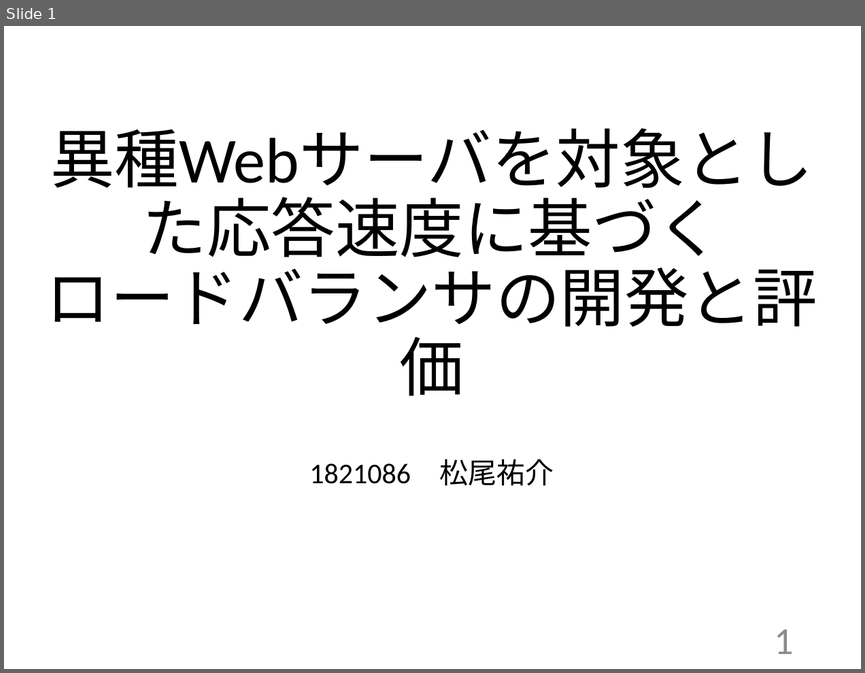
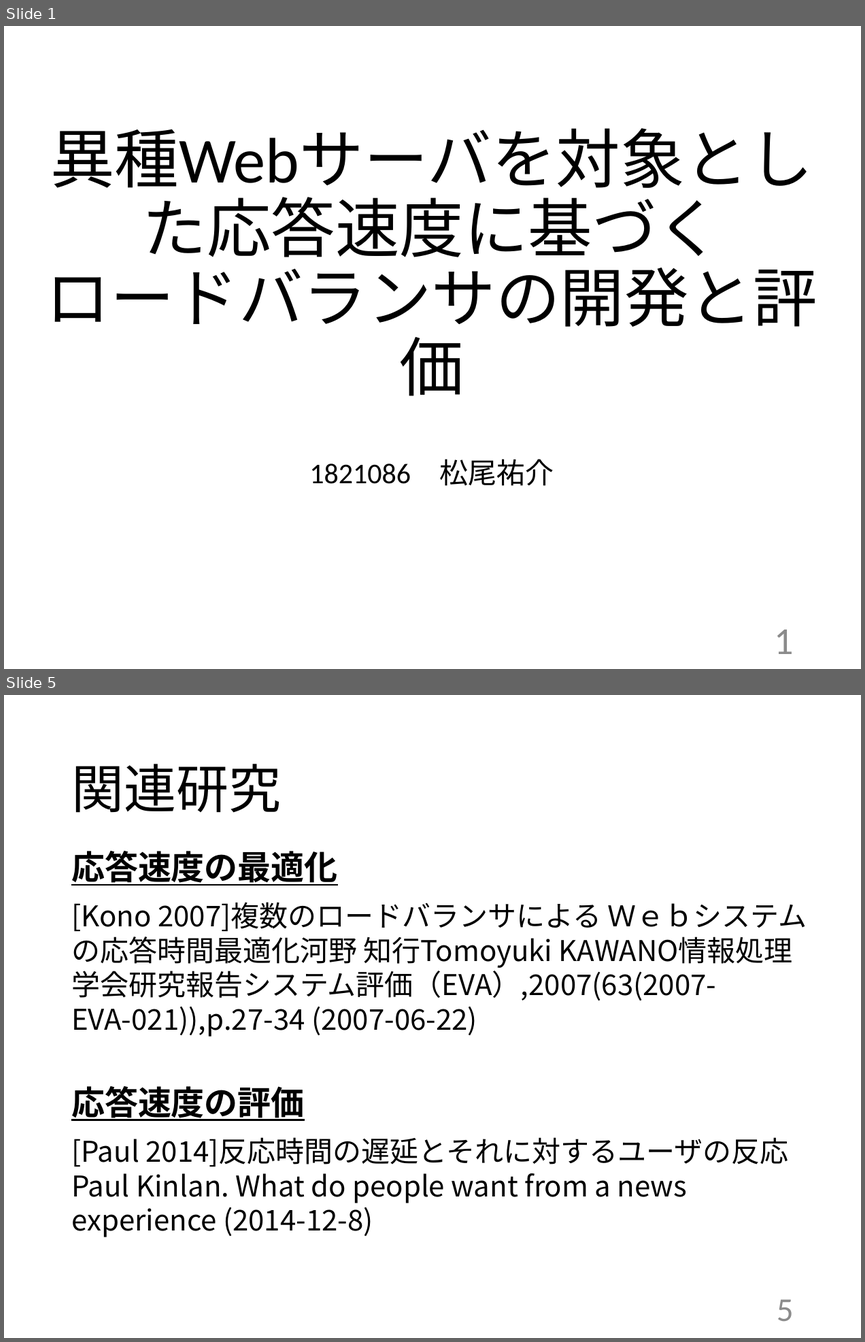
Before and after one commit to kait-takanolab/1821086_matsuo_thesis, a slide deck: 発表用/1821086_卒業研究発表会.pptx. Shown one above the other, each under a label of ours: slide 1 before the commit, slides 1 and 5 after it; the slides between them are not shown. The pictures are 865x673 and 865x1342 pixels, drawn with LibreOffice and Linux fonts; fonts in the diff are those of the drawing. Boxes give left, top, right and bottom in pixels: in the first picture for what was removed or moved away, otherwise in the second. Text is boxed around its words. In the diff, an @@ line names an element or a change of style, - is before the commit and + after.

```diff
--- a/発表用/1821086_卒業研究発表会.pptx
+++ b/発表用/1821086_卒業研究発表会.pptx
@@ slide 5 added at [4, 695, 861, 1338], background #FFFFFF @@
@@ title added at [71, 764, 281, 813], 44 pt, text #000000 @@
+関連研究
@@ text added at [71, 851, 788, 1237], 24 pt, text #000000 @@
+応答速度の最適化
+[Kono 2007]複数のロードバランサによる Ｗｅｂシステムの応答時間最適化河野 知行Tomoyuki KAWANO情報処理学会研究報告システム評価（EVA）,2007(63(2007-EVA-021)),p.27-34 (2007-06-22)
+応答速度の評価
+[Paul 2014]反応時間の遅延とそれに対するユーザの反応
+Paul Kinlan. What do people want from a news experience (2014-12-8)
@@ page number added at [776, 1299, 793, 1321], 28 pt, text #8C8C8C @@
+5
```
Also in this commit, not shown: 5 slides changed, 2 other slides added, 3 slides removed, 1 other file.
